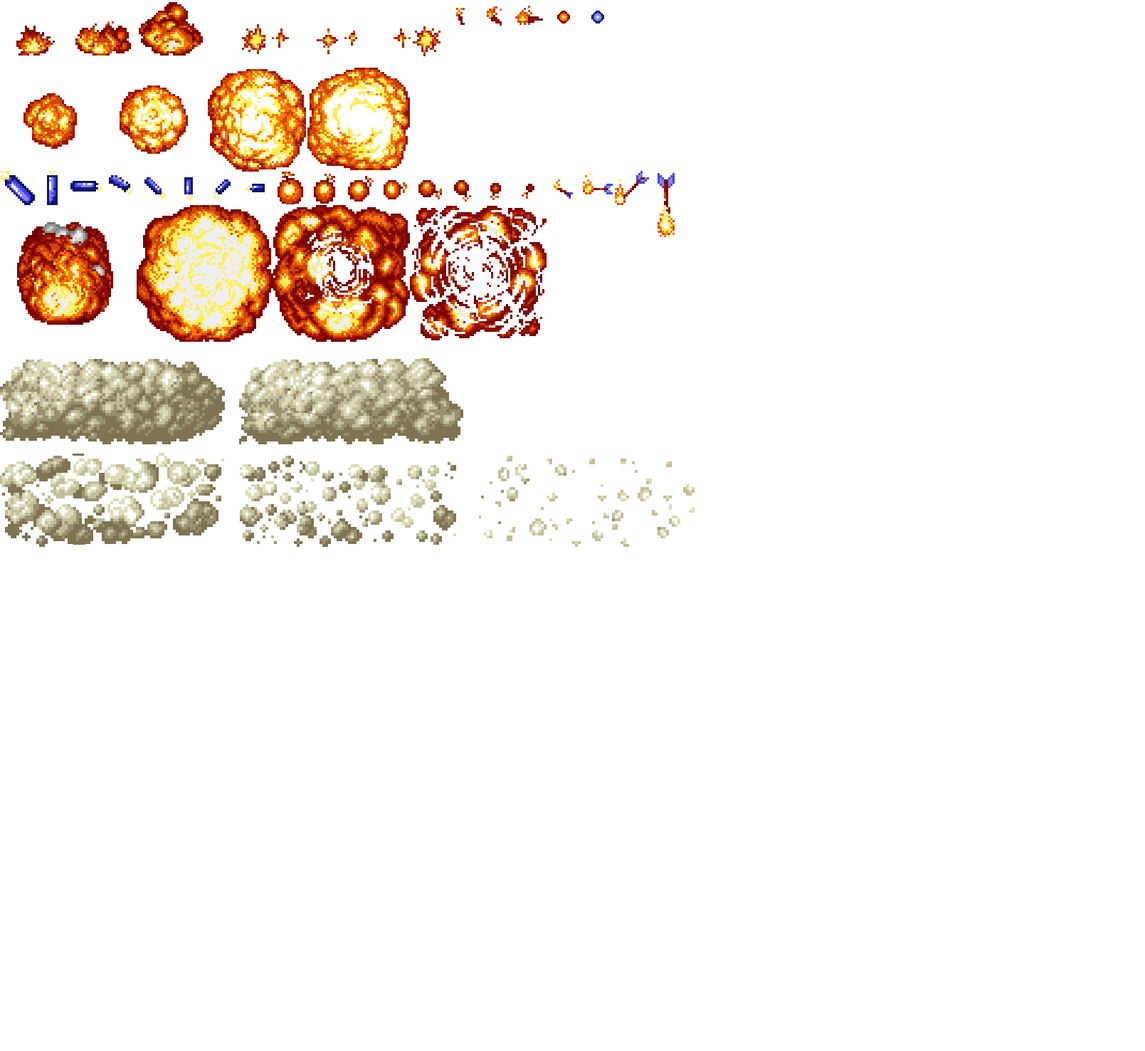
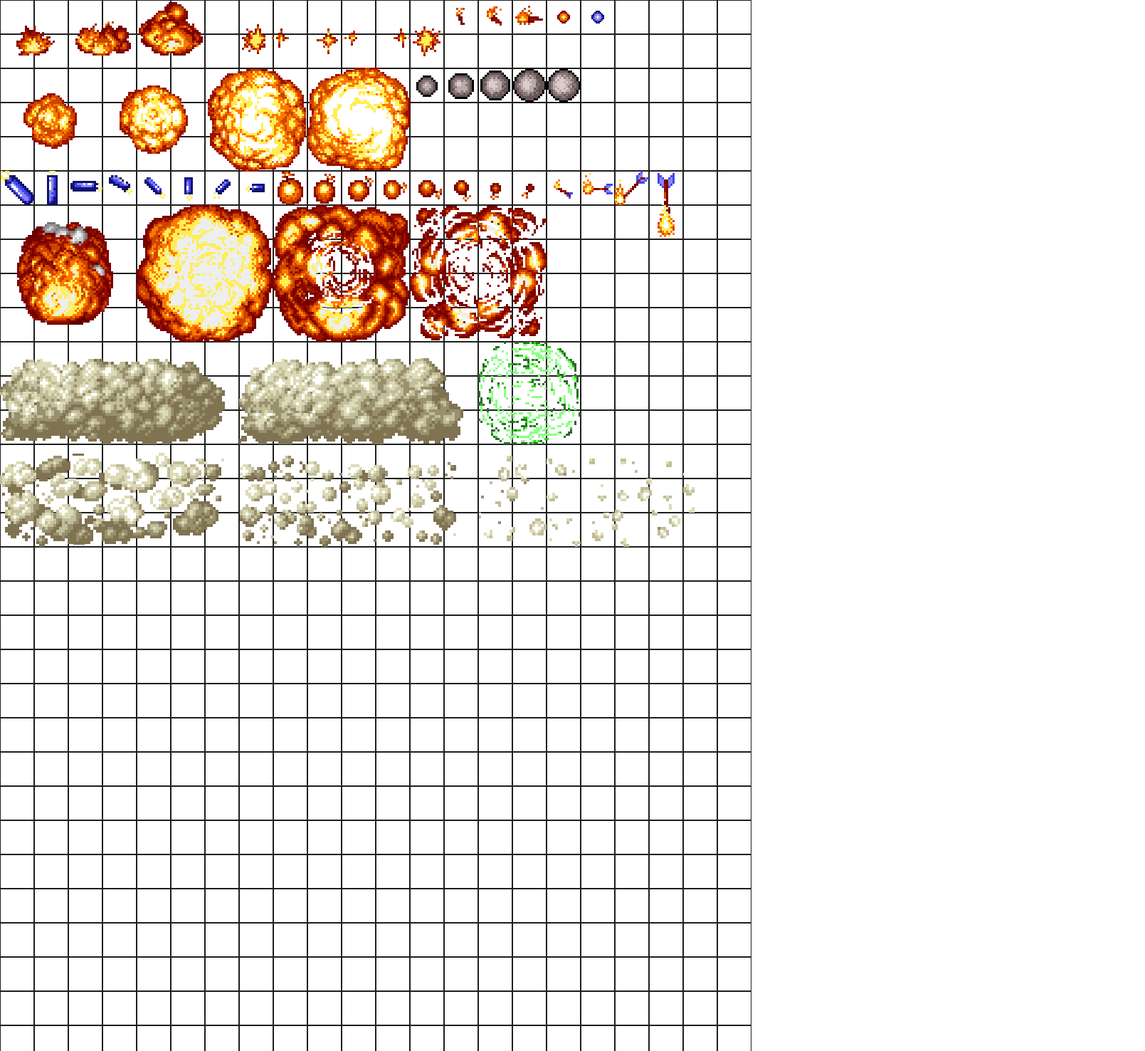
Before/after of a 1145×1051 layered artwork. What changed in the layer stack:
renamed "Layer 0" to "Layer 5", painted on it over box(0, 2, 695, 547)
painted on "Layer 2" over box(0, 2, 695, 547)
showed "Layer 1" over box(0, 0, 752, 1051)
